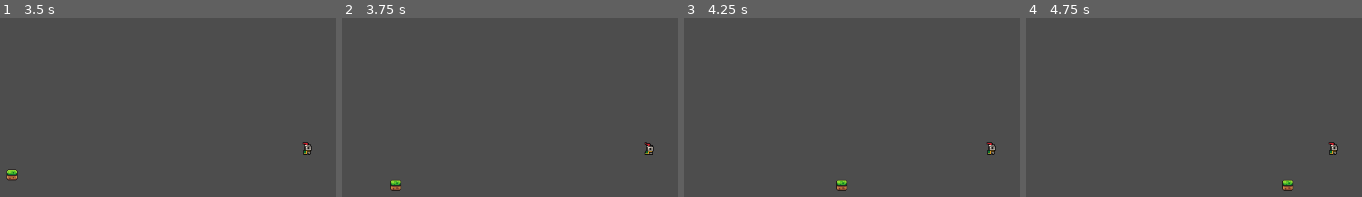
Above: before the commit, frames 1-4 (left to right).
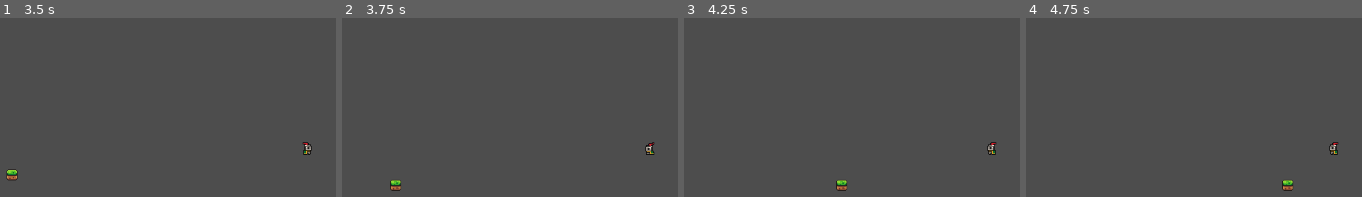
Above: after the commit, the same moments.

Repository: Mimovnik/Bieszczady
Game: Godot game, scene res://scenes/main.tscn
Two runs of this game, one before a commit and one after it. Both use one fixed random seed, a clock stepped at 60 frames per second and the inputs below.
Inputs:
- Up to frame 1 (3.5 s): tap Enter at 0.5, 2 s; hold D (right) 0.53-1.28 s; tap Space at 1.25, 2.75 s; hold S (down) 1.28-2.03 s; hold D (right) 2.03-2.78 s; hold W (up) from 2.78 s (still down)
- Up to frame 2 (3.75 s): tap Enter at 3.5 s; release W (up) at 3.53 s; hold A (left) from 3.53 s (still down)
- Up to frame 3 (4.25 s): keep holding A (left)
- Up to frame 4 (4.75 s): keep holding A (left); tap Space at 4.25 s

Frame 1 is identical in both runs. In frame 2, 0.1% of the frame differs, in the area x 90-93%, y 69-77%; in frame 3, 0.1%; in frame 4, 0.1%.

Commit message:
feat: flip player sprite

Diff:
--- a/scenes/Player.gd
+++ b/scenes/Player.gd
@@ -1,4 +1,6 @@
 extends CharacterBody2D
+
+@onready var sprite = $AnimatedSprite2D
 
 const SPEED = 300.0
 
@@ -15,4 +17,9 @@
 	else:
 		velocity.y = move_toward(velocity.y, 0, SPEED)
 
+	if velocity.x > 0:
+		sprite.flip_h = false
+	elif velocity.x < 0:
+		sprite.flip_h = true
+
 	move_and_slide()
